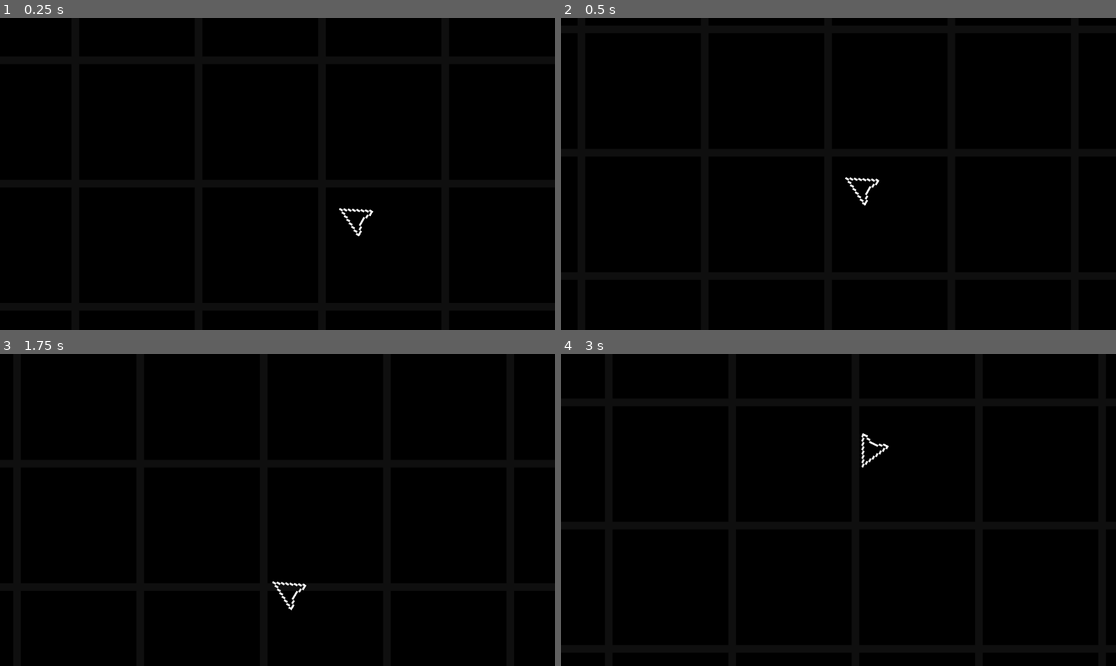
Above: before the commit, frames 1-4 (two rows, left to right).
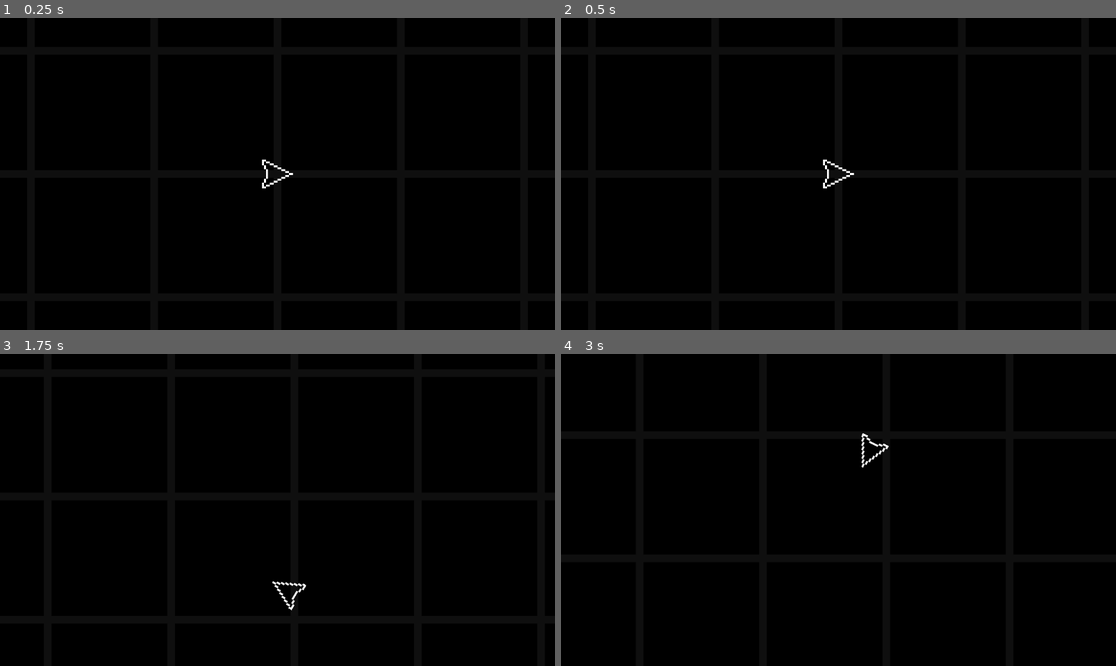
Above: after the commit, the same moments.

Repository: Morogox/AC2D
Game: Godot game, scene res://Scenes/main.tscn
The game is run twice, just before and just after one commit, with the same random seed, the same clock (stepped at 60 frames per second) and the same inputs.
Inputs (mouse positions are in pixels of both pictures, inside the frame that each line leads up to):
- Up to frame 1 (0.25 s): no input
- Up to frame 2 (0.5 s): no input
- Up to frame 3 (1.75 s): move the mouse to (399, 494) at 0.52 s; hold D (ui_right) 0.53-1.28 s; move the mouse to (166, 525) at 1.27 s; hold S (ui_down) from 1.28 s (still down)
- Up to frame 4 (3 s): move the mouse to (894, 441) at 2.02 s; release S (ui_down) at 2.03 s; hold D (ui_right) 2.03-2.78 s; move the mouse to (810, 572) at 2.77 s; hold W (ui_up) from 2.78 s (still down)

The runs differ from the first frame. In frame 1, 0.2% of the frame differs, in the area x 47-68%, y 45-70%; in frame 2, 0.2%; in frame 3, less than 0.1%; in frame 4, less than 0.1%.

Commit message:
removed redundant code

Diff:
--- a/Scripts/player.gd
+++ b/Scripts/player.gd
@@ -17,8 +17,8 @@
 func _process(delta):
 	look_at(get_global_mouse_position())
 
-func _ready():
+#func _ready():
 	# Get the current window size dynamically
-	var screen_size = get_viewport_rect().size
+	#var screen_size = get_viewport_rect().size
 	# Place player in the center
-	position = screen_size / 2
+	#position = screen_size / 2
